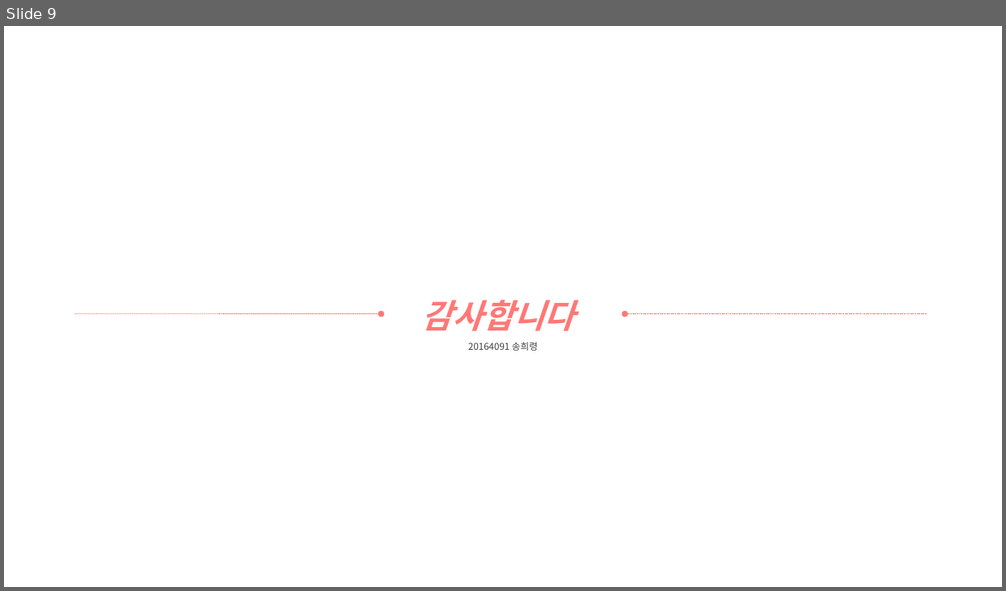
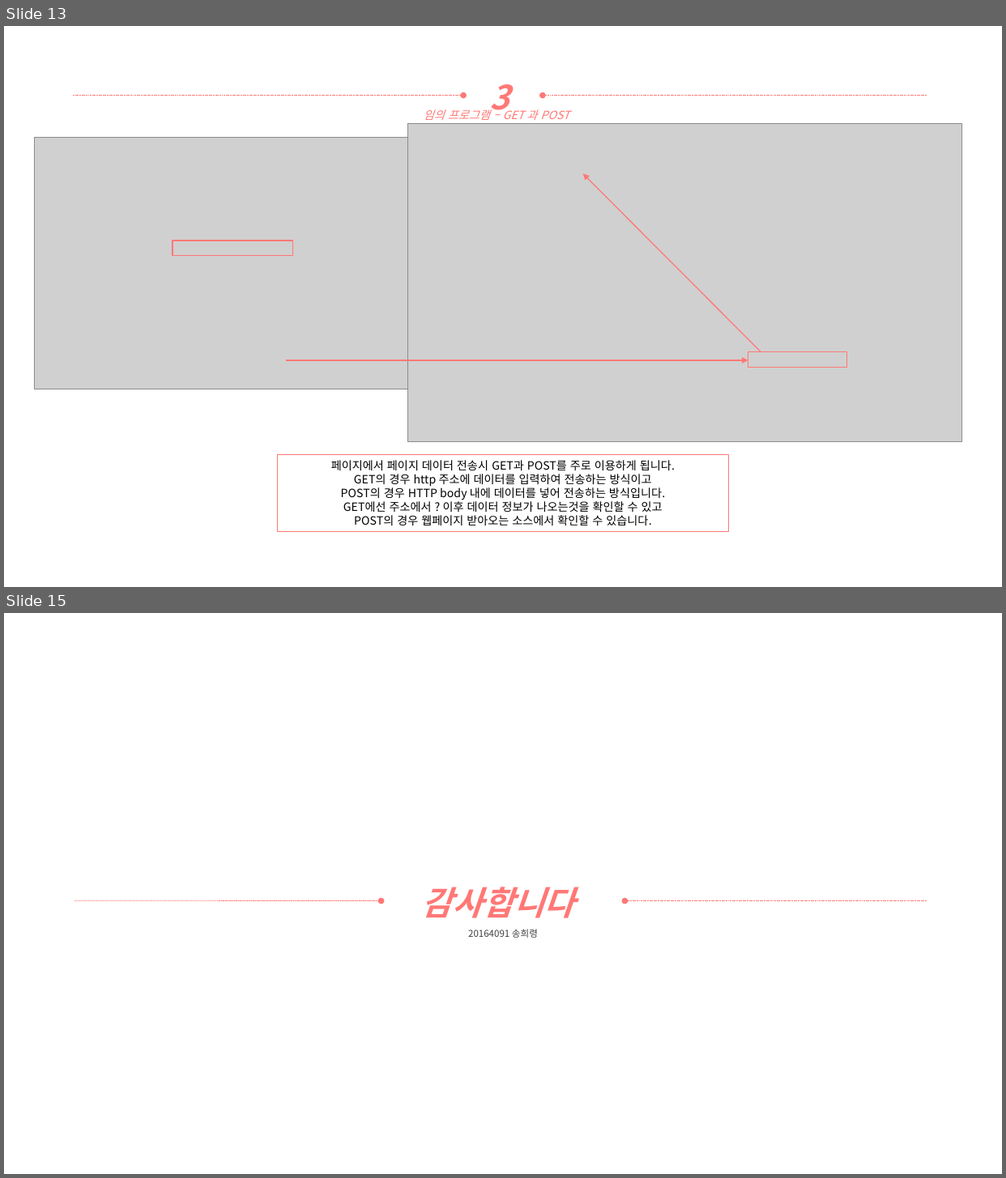
Before and after one commit to yooatom2200/Programing_Base_2, a slide deck: 4장/20164091-송희령-4주차 과제.pptx. Shown one above the other, each under a label of ours: slide 9 before the commit, slides 13 and 15 after it; the slides between them are not shown. The pictures are 1006x591 and 1006x1178 pixels, drawn with LibreOffice and Linux fonts; fonts in the diff are those of the drawing; grey boxes stand for pictures. Boxes give left, top, right and bottom in pixels: in the first picture for what was removed or moved away, otherwise in the second. Text is boxed around its words. In the diff, an @@ line names an element or a change of style, - is before the commit and + after.

```diff
--- a/4장/20164091-송희령-4주차 과제.pptx
+++ b/4장/20164091-송희령-4주차 과제.pptx
@@ slide 13 added at bbox=[4, 26, 1002, 587], background #FFFFFF @@
@@ arrow added from (73, 96) to (463, 96), #FF7876 0.5 pt dashed @@
@@ text added at bbox=[490, 84, 509, 118], 32 pt, text #FF7876, bold, italic @@
+3
@@ arrow added from (927, 96) to (543, 96), #FF7876 0.5 pt dashed @@
@@ text added at bbox=[424, 108, 569, 124], 11 pt, text #FF7876, italic @@
+임의 프로그램 – GET 과 POST
@@ picture added at bbox=[35, 138, 481, 390] @@
@@ picture added at bbox=[408, 124, 962, 442] @@
@@ arrow added from (761, 352) to (582, 173), #FF7876 1 pt @@
@@ rectangle added at bbox=[172, 241, 293, 256], outline #FF7876 1 pt @@
@@ arrow added from (286, 361) to (748, 361), #FF7876 1 pt @@
@@ rectangle added at bbox=[748, 352, 847, 367], outline #FF7876 1 pt @@
@@ rectangle added at bbox=[277, 455, 729, 532], outline #FF7876 1 pt, 11 pt, text #000000 @@
+페이지에서 페이지 데이터 전송시 GET과 POST를 주로 이용하게 됩니다.
+GET의 경우 http 주소에 데이터를 입력하여 전송하는 방식이고
+POST의 경우 HTTP body 내에 데이터를 넣어 전송하는 방식입니다.
+GET에선 주소에서 ? 이후 데이터 정보가 나오는것을 확인할 수 있고
+POST의 경우 웹페이지 받아오는 소스에서 확인할 수 있습니다.
@@ what was slide 9 is now slide 15 @@
```
Also in this commit, not shown: 5 other slides added, 5 other files.
